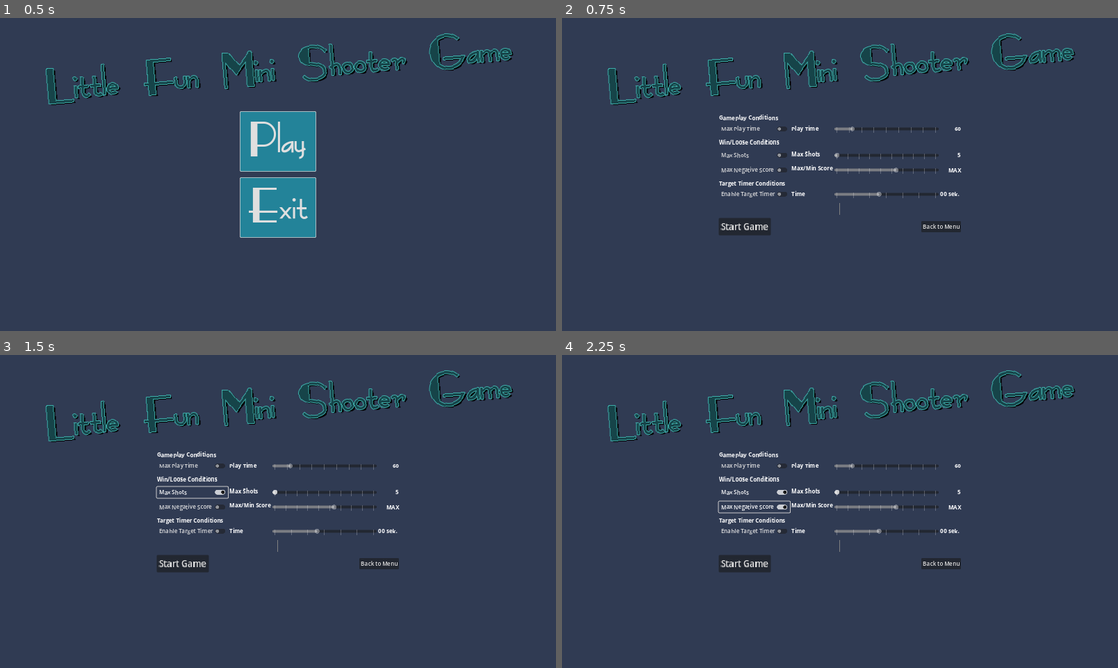
Above: before the commit, frames 1-4 (two rows, left to right).
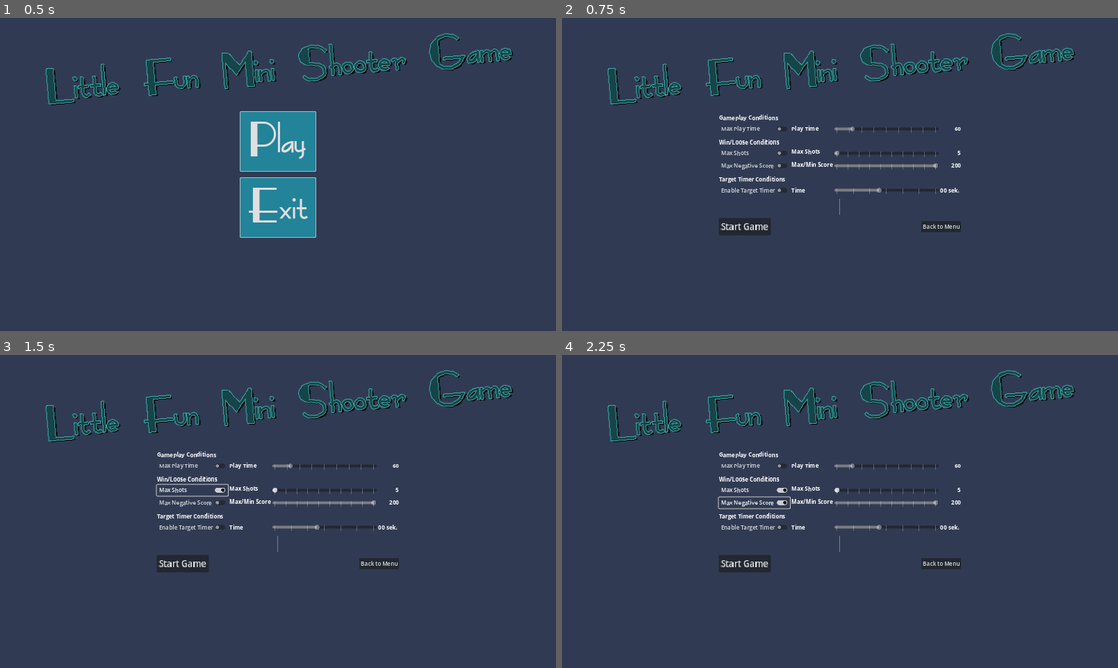
Above: after the commit, the same moments.

Repository: Coding-4Fun/Just4Fun_Mini_Shootergame
Game: Godot game, scene res://UI/MainMenuUI/MainMenuUI.tscn
Two runs of this game, one before a commit and one after it. Both use one fixed random seed, a clock stepped at 60 frames per second and the inputs below.
Inputs:
- Up to frame 1 (0.5 s): no input
- Up to frame 2 (0.75 s): click "Play" at 0.5 s
- Up to frame 3 (1.5 s): click "Max Shots" at 1.25 s
- Up to frame 4 (2.25 s): click "Max Negative Score" at 2 s

Frame 1 is identical in both runs. In frame 2, 1.9% of the frame differs, in the area x 28-72%, y 42-60%; in frame 3, 2.2%, in the area x 28-72%, y 41-60%; in frame 4, 2.1%.

Commit message:
Upd: Rearange Nodes Chg: Default Value for Dummy Timer

Diff:
--- a/UI/GameSettingsDialog/GameSettings.tscn
+++ b/UI/GameSettingsDialog/GameSettings.tscn
@@ -1,9 +1,10 @@
-[gd_scene load_steps=5 format=3 uid="uid://bdg32fb7rseev"]
+[gd_scene load_steps=6 format=3 uid="uid://bdg32fb7rseev"]
 
 [ext_resource type="Script" path="res://UI/GameSettingsDialog/game_settings.gd" id="1_efcby"]
 [ext_resource type="Script" path="res://UI/Settings/MaxShotSettings.gd" id="2_jw5od"]
 [ext_resource type="Script" path="res://UI/Settings/MaxGameTimeSettings.gd" id="2_nvwev"]
 [ext_resource type="Script" path="res://UI/Settings/dummytimersettings.gd" id="3_nubox"]
+[ext_resource type="Script" path="res://UI/Settings/MaxScoreSettings.gd" id="4_bcppk"]
 
 [node name="GameSettings" type="Control"]
 layout_mode = 3
@@ -39,9 +40,15 @@
 [node name="centerContainer" type="CenterContainer" parent="."]
 custom_minimum_size = Vector2(800, 600)
 layout_mode = 1
-anchors_preset = 15
-anchor_right = 1.0
-anchor_bottom = 1.0
+anchors_preset = 8
+anchor_left = 0.5
+anchor_top = 0.5
+anchor_right = 0.5
+anchor_bottom = 0.5
+offset_left = -400.0
+offset_top = -300.0
+offset_right = 400.0
+offset_bottom = 300.0
 grow_horizontal = 2
 grow_vertical = 2
 size_flags_horizontal = 3
@@ -93,30 +100,30 @@
 text = "00:00"
 horizontal_alignment = 2
 
-[node name="HBoxContainer" type="HBoxContainer" parent="centerContainer/vBoxContainer"]
-layout_mode = 2
-
-[node name="label" type="Label" parent="centerContainer/vBoxContainer/HBoxContainer"]
+[node name="vBoxWinLooseConditions" type="VBoxContainer" parent="centerContainer/vBoxContainer"]
+layout_mode = 2
+
+[node name="label" type="Label" parent="centerContainer/vBoxContainer/vBoxWinLooseConditions"]
 layout_mode = 2
 text = "Win/Loose Conditions"
 
-[node name="hBoxContainerMaxShots" type="HBoxContainer" parent="centerContainer/vBoxContainer"]
+[node name="hBoxContainerMaxShots" type="HBoxContainer" parent="centerContainer/vBoxContainer/vBoxWinLooseConditions"]
 layout_mode = 2
 script = ExtResource("2_jw5od")
 
-[node name="cButtSwitchMaxShots" type="CheckButton" parent="centerContainer/vBoxContainer/hBoxContainerMaxShots"]
+[node name="cButtSwitchMaxShots" type="CheckButton" parent="centerContainer/vBoxContainer/vBoxWinLooseConditions/hBoxContainerMaxShots"]
 custom_minimum_size = Vector2(205, 0)
 layout_mode = 2
 text = "Max Shots"
 
-[node name="label" type="Label" parent="centerContainer/vBoxContainer/hBoxContainerMaxShots"]
+[node name="label" type="Label" parent="centerContainer/vBoxContainer/vBoxWinLooseConditions/hBoxContainerMaxShots"]
 custom_minimum_size = Vector2(120, 0)
 layout_mode = 2
 size_flags_horizontal = 8
 size_flags_vertical = 5
 text = "Max Shots"
 
-[node name="MaxShotSlider" type="HSlider" parent="centerContainer/vBoxContainer/hBoxContainerMaxShots"]
+[node name="MaxShotSlider" type="HSlider" parent="centerContainer/vBoxContainer/vBoxWinLooseConditions/hBoxContainerMaxShots"]
 custom_minimum_size = Vector2(300, 0)
 layout_mode = 2
 size_flags_horizontal = 3
@@ -129,29 +136,30 @@
 tick_count = 10
 ticks_on_borders = true
 
-[node name="labelMaxShots" type="Label" parent="centerContainer/vBoxContainer/hBoxContainerMaxShots"]
+[node name="labelMaxShots" type="Label" parent="centerContainer/vBoxContainer/vBoxWinLooseConditions/hBoxContainerMaxShots"]
 custom_minimum_size = Vector2(60, 0)
 layout_mode = 2
 text = "123456"
 horizontal_alignment = 2
 
-[node name="hBoxContainerMaxScore" type="HBoxContainer" parent="centerContainer/vBoxContainer"]
-layout_mode = 2
-
-[node name="cButtSwitchMaxScore" type="CheckButton" parent="centerContainer/vBoxContainer/hBoxContainerMaxScore"]
+[node name="hBoxContainerMaxScore" type="HBoxContainer" parent="centerContainer/vBoxContainer/vBoxWinLooseConditions"]
+layout_mode = 2
+script = ExtResource("4_bcppk")
+
+[node name="cButtSwitchMaxScore" type="CheckButton" parent="centerContainer/vBoxContainer/vBoxWinLooseConditions/hBoxContainerMaxScore"]
 custom_minimum_size = Vector2(205, 0)
 layout_mode = 2
 size_flags_horizontal = 3
 text = "Max Negative Score"
 
-[node name="label" type="Label" parent="centerContainer/vBoxContainer/hBoxContainerMaxScore"]
+[node name="label" type="Label" parent="centerContainer/vBoxContainer/vBoxWinLooseConditions/hBoxContainerMaxScore"]
 custom_minimum_size = Vector2(120, 0)
 layout_mode = 2
 size_flags_horizontal = 8
 size_flags_vertical = 5
 text = "Max/Min Score"
 
-[node name="MaxScoreSlider" type="HSlider" parent="centerContainer/vBoxContainer/hBoxContainerMaxScore"]
+[node name="MaxScoreSlider" type="HSlider" parent="centerContainer/vBoxContainer/vBoxWinLooseConditions/hBoxContainerMaxScore"]
 custom_minimum_size = Vector2(300, 0)
 layout_mode = 2
 size_flags_vertical = 5
@@ -164,36 +172,36 @@
 tick_count = 10
 ticks_on_borders = true
 
-[node name="labelMaxScore" type="Label" parent="centerContainer/vBoxContainer/hBoxContainerMaxScore"]
+[node name="labelMaxScore" type="Label" parent="centerContainer/vBoxContainer/vBoxWinLooseConditions/hBoxContainerMaxScore"]
 custom_minimum_size = Vector2(60, 0)
 layout_mode = 2
 text = "MAX"
 horizontal_alignment = 2
 
-[node name="vBoxDummyTimer" type="VBoxContainer" parent="centerContainer/vBoxContainer"]
-layout_mode = 2
+[node name="vBoxDummyTargetTimer" type="VBoxContainer" parent="centerContainer/vBoxContainer"]
+layout_mode = 2
+
+[node name="label" type="Label" parent="centerContainer/vBoxContainer/vBoxDummyTargetTimer"]
+layout_mode = 2
+text = "Target Timer Conditions"
+
+[node name="hBoxTargetTimer" type="HBoxContainer" parent="centerContainer/vBoxContainer/vBoxDummyTargetTimer"]
+layout_mode = 2
+size_flags_horizontal = 3
+mouse_filter = 2
 script = ExtResource("3_nubox")
 
-[node name="label" type="Label" parent="centerContainer/vBoxContainer/vBoxDummyTimer"]
-layout_mode = 2
-text = "Target Timer Conditions"
-
-[node name="hBoxTargetTimer" type="HBoxContainer" parent="centerContainer/vBoxContainer/vBoxDummyTimer"]
-layout_mode = 2
-size_flags_horizontal = 3
-mouse_filter = 2
-
-[node name="cButtSwitchTargetTimer" type="CheckButton" parent="centerContainer/vBoxContainer/vBoxDummyTimer/hBoxTargetTimer"]
+[node name="cButtSwitchTargetTimer" type="CheckButton" parent="centerContainer/vBoxContainer/vBoxDummyTargetTimer/hBoxTargetTimer"]
 custom_minimum_size = Vector2(205, 0)
 layout_mode = 2
 text = "Enable Target Timer"
 
-[node name="Label" type="Label" parent="centerContainer/vBoxContainer/vBoxDummyTimer/hBoxTargetTimer"]
+[node name="Label" type="Label" parent="centerContainer/vBoxContainer/vBoxDummyTargetTimer/hBoxTargetTimer"]
 custom_minimum_size = Vector2(120, 0)
 layout_mode = 2
 text = "Time"
 
-[node name="MaxGameTimeSlider" type="HSlider" parent="centerContainer/vBoxContainer/vBoxDummyTimer/hBoxTargetTimer"]
+[node name="MaxGameTimeSlider" type="HSlider" parent="centerContainer/vBoxContainer/vBoxDummyTargetTimer/hBoxTargetTimer"]
 custom_minimum_size = Vector2(300, 0)
 layout_mode = 2
 size_flags_horizontal = 8
@@ -206,21 +214,21 @@
 tick_count = 7
 ticks_on_borders = true
 
-[node name="labelMaxGameTime" type="Label" parent="centerContainer/vBoxContainer/vBoxDummyTimer/hBoxTargetTimer"]
+[node name="labelMaxGameTime" type="Label" parent="centerContainer/vBoxContainer/vBoxDummyTargetTimer/hBoxTargetTimer"]
 layout_mode = 2
 text = "00"
 
-[node name="labelMaxGameTime2" type="Label" parent="centerContainer/vBoxContainer/vBoxDummyTimer/hBoxTargetTimer"]
+[node name="labelMaxGameTime2" type="Label" parent="centerContainer/vBoxContainer/vBoxDummyTargetTimer/hBoxTargetTimer"]
 layout_mode = 2
 text = "sek."
 
-[node name="VBoxToDo" type="VBoxContainer" parent="centerContainer/vBoxContainer"]
+[node name="VBoxToDo" type="FlowContainer" parent="centerContainer/vBoxContainer"]
 visible = false
 layout_mode = 2
 
 [node name="label" type="Label" parent="centerContainer/vBoxContainer/VBoxToDo"]
 layout_mode = 2
-text = "ToDo: Reload Time Options"
+text = "ToDo: Reload Cooldown Time Options"
 
 [node name="label2" type="Label" parent="centerContainer/vBoxContainer/VBoxToDo"]
 layout_mode = 2
--- a/UI/Settings/dummytimersettings.gd
+++ b/UI/Settings/dummytimersettings.gd
@@ -1,9 +1,9 @@
 extends Control
 
 
-@onready var DummyTargetTimeLabel : Label = $hBoxTargetTimer/labelMaxGameTime
-@onready var DummyTargetTimerSwitch : CheckButton = $hBoxTargetTimer/cButtSwitchTargetTimer
-@onready var DummyTargetTimerSlider : HSlider = $hBoxTargetTimer/MaxGameTimeSlider
+@onready var DummyTargetTimeLabel : Label = $labelMaxGameTime
+@onready var DummyTargetTimerSwitch : CheckButton = $cButtSwitchTargetTimer
+@onready var DummyTargetTimerSlider : HSlider = $MaxGameTimeSlider
 
 
 # Called when the node enters the scene tree for the first time.
